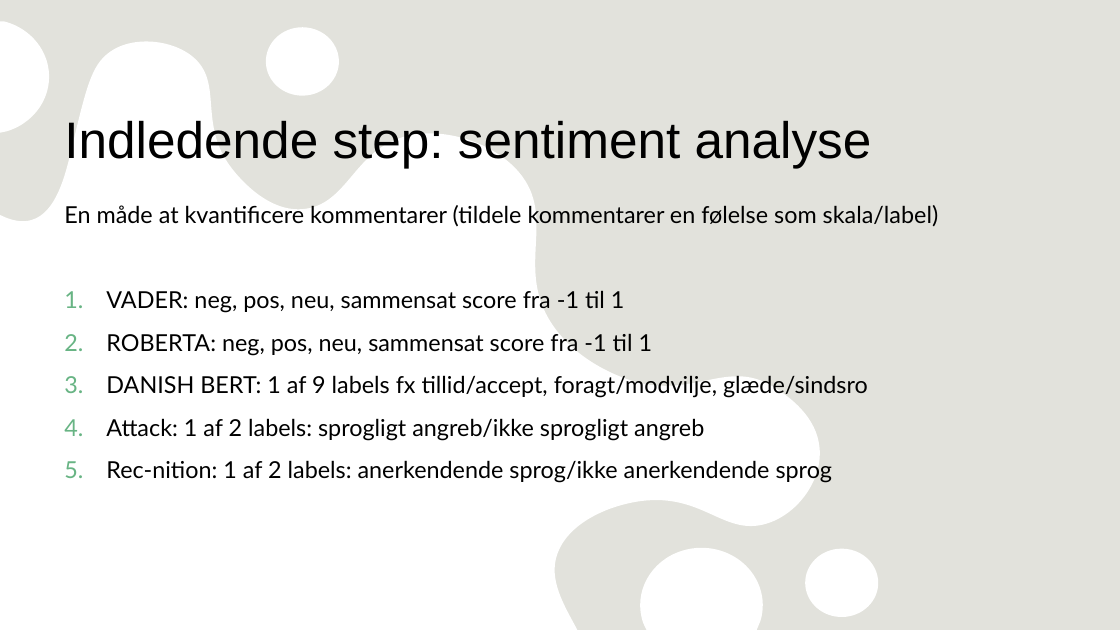
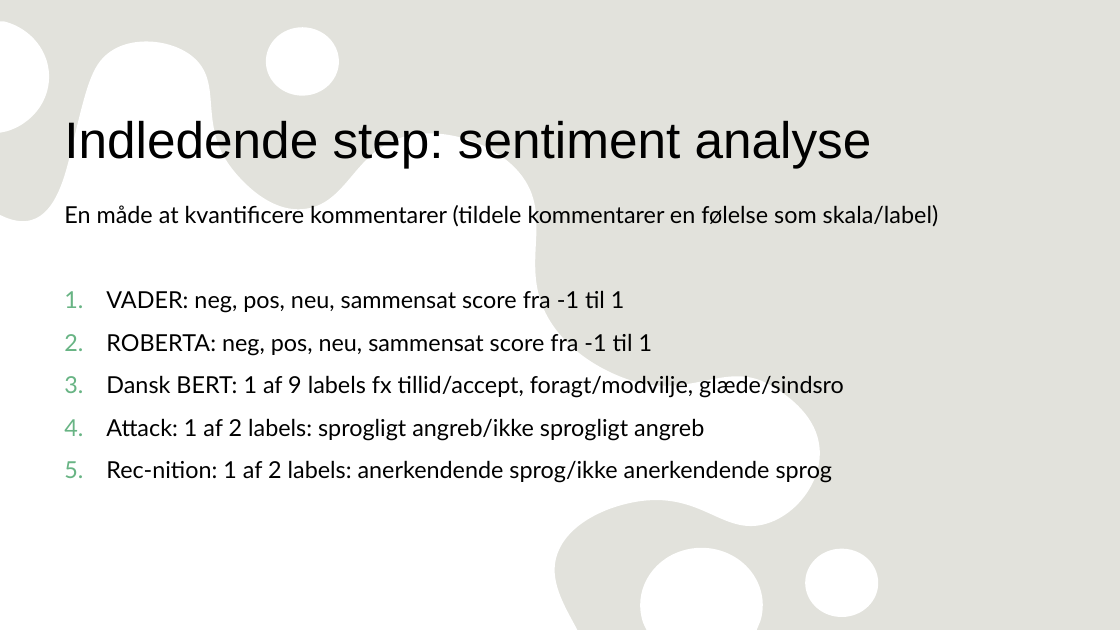
Before and after one commit to idadencker/STANDBY, a slide deck: slide 4 of Facebook Field Study with Local Politicians/Skagen workshop/STANDBY presentation_IDA_dansk.pptx. Drawn at 1120x630 pixels with LibreOffice and Linux fonts; fonts in the diff are those of the drawing. Boxes give left, top, right and bottom in pixels: in the first picture for what was removed or moved away, otherwise in the second. Text is boxed around its words. In the diff, an @@ line names an element or a change of style, - is before the commit and + after.

```diff
--- a/Facebook Field Study with Local Politicians/Skagen workshop/STANDBY presentation_IDA_dansk.pptx
+++ b/Facebook Field Study with Local Politicians/Skagen workshop/STANDBY presentation_IDA_dansk.pptx
@@ text at box(106, 375, 844, 398): text changed @@
-3. DANISH BERT: 1 af 9 labels fx tillid/accept, foragt/modvilje, glæde/sindsro
+3. Dansk BERT: 1 af 9 labels fx tillid/accept, foragt/modvilje, glæde/sindsro
```
Also in this commit, not shown: 1 other slide changed, 1 other file.
